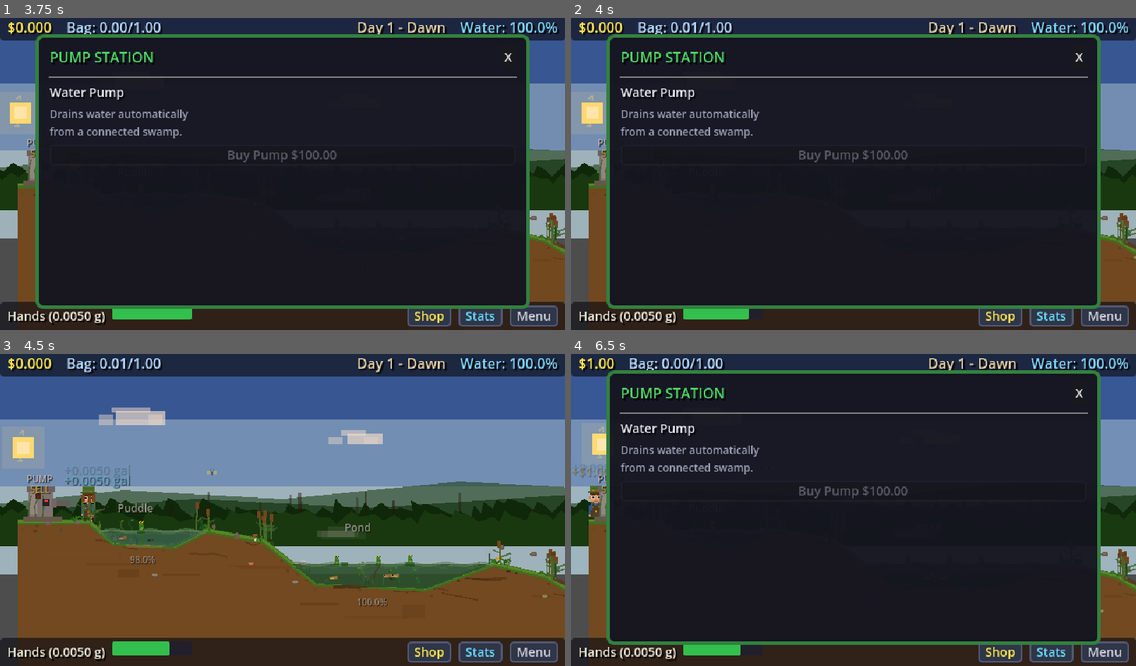
Above: before the commit, frames 1-4 (two rows, left to right).
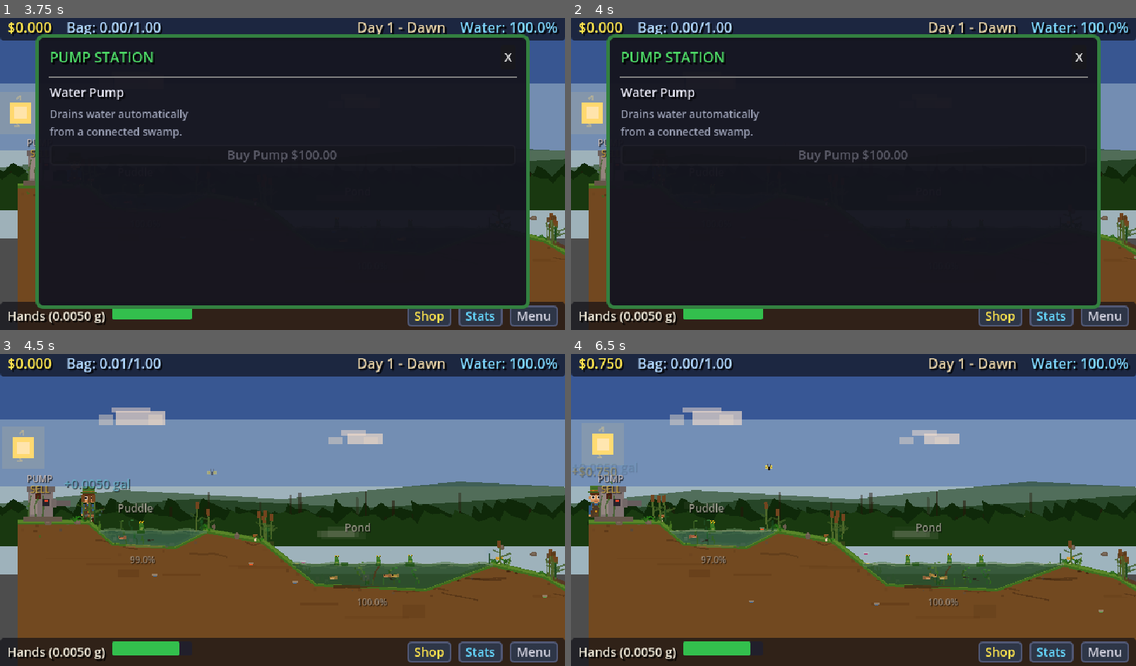
Above: after the commit, the same moments.

Repository: mattmascolo/DrainTheSwamp
Game: Godot game, scene res://scenes/main.tscn
The game is run twice, just before and just after one commit, with the same random seed, the same clock (stepped at 60 frames per second) and the same inputs.
Inputs:
- Up to frame 1 (3.75 s): click "Shop" at 0.5 s; click "Stats" at 1.25 s; click "Menu" at 2 s; click "Resume" at 2.75 s; tap Enter at 3.5 s; hold D (move_right) from 3.53 s (still down); hold Space (scoop) from 3.53 s (still down)
- Up to frame 2 (4 s): keep holding D (move_right); keep holding Space (scoop)
- Up to frame 3 (4.5 s): release D (move_right) at 4.25 s; release Space (scoop) at 4.25 s; click "X" at 4.25 s
- Up to frame 4 (6.5 s): hold D (move_right) 5.03-5.78 s; tap Space (scoop) at 5.1 s; hold A (move_left) from 5.78 s (still down); hold Space (scoop) from 5.78 s (still down)

Frame 1 is identical in both runs. In frame 2, 0.1% of the frame differs, in the area x 21-34%, y 1-97%; in frame 3, 0.4%; in frame 4, 76%, in the area x 0-100%, y 1-97%.

Commit message:
Replace hold-to-scoop with single press, auto-scoop handles repeating
Space is now a single manual scoop per press. The always-on auto-scoop
timer handles repeated scooping, upgraded via the Auto-Scooper upgrade.

Co-Authored-By: Claude Opus 4.6 <noreply@anthropic.com>

Diff:
--- a/scripts/player/player.gd
+++ b/scripts/player/player.gd
@@ -122,8 +122,8 @@
 	if stamina_idle_timer >= STAMINA_REGEN_DELAY_TIME:
 		GameManager.regen_stamina(delta)
 
-	# Hold-to-scoop: auto-scoop while space held
-	if Input.is_action_pressed("scoop") and scoop_cooldown_timer <= 0.0:
+	# Manual scoop: single press
+	if Input.is_action_just_pressed("scoop") and scoop_cooldown_timer <= 0.0:
 		_handle_scoop()
 
 	# Auto-scoop on timer when near water (always active, upgrades speed it up)
